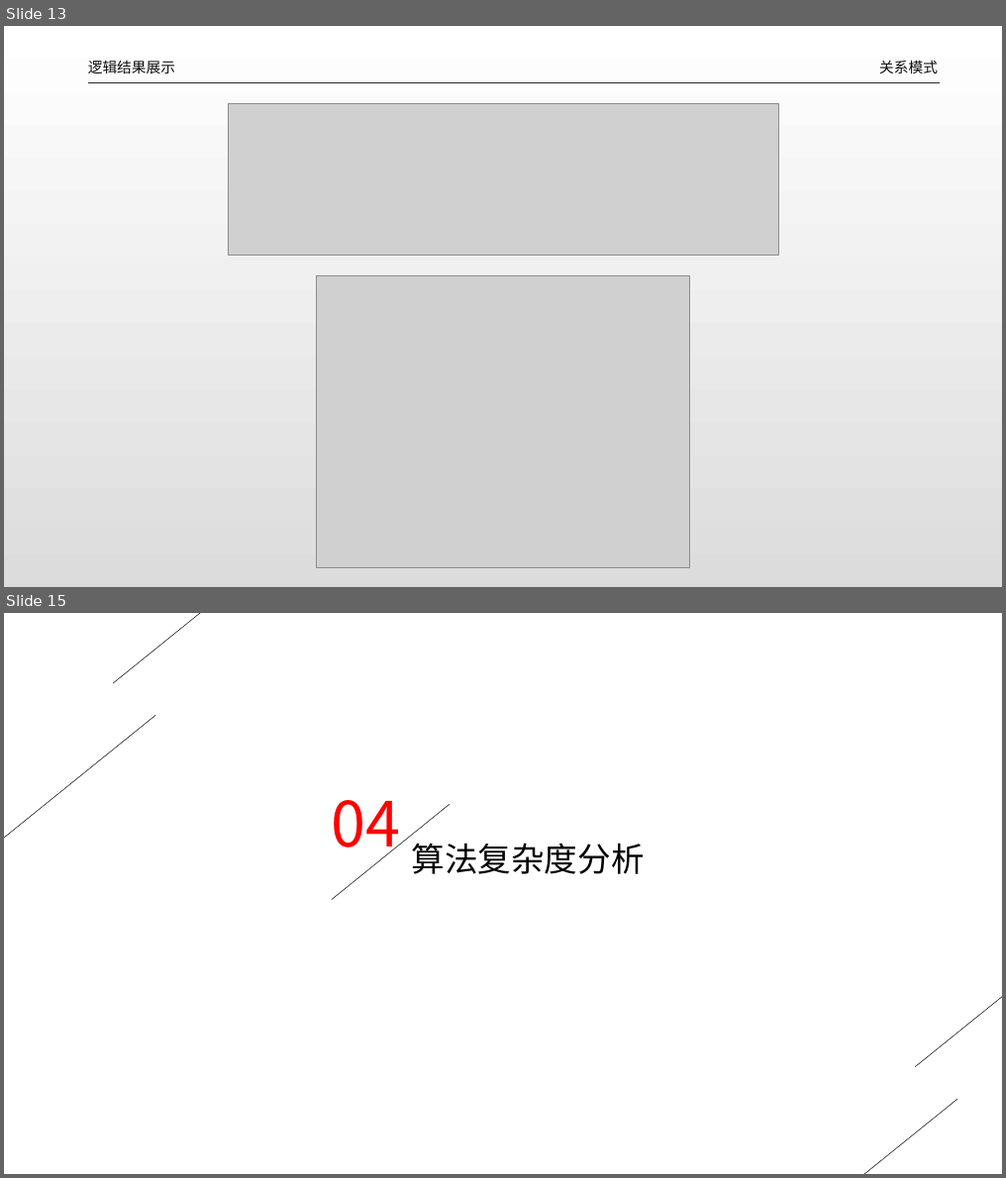
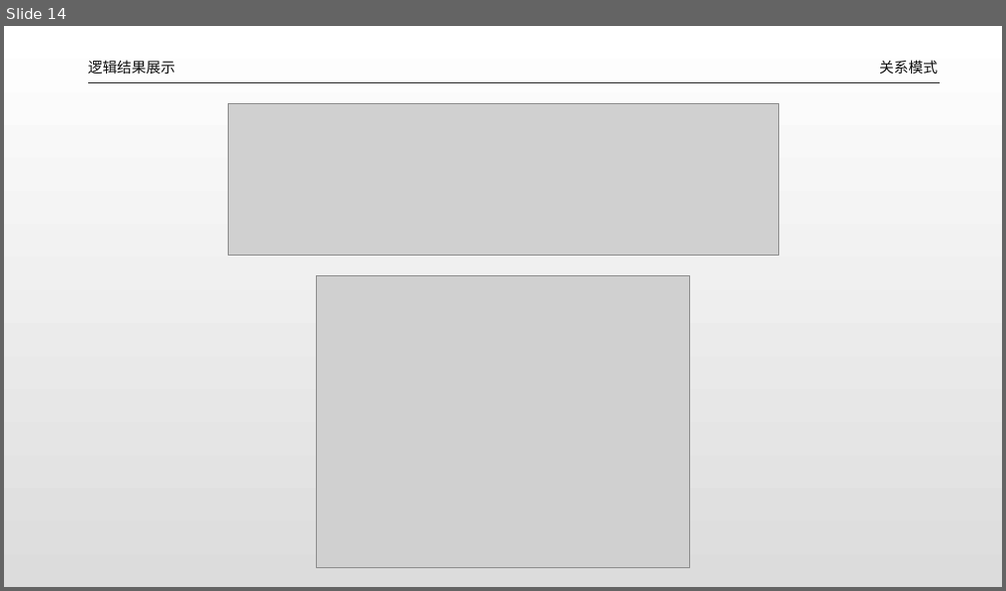
Before and after one commit to dlct-wzx/database-practice, a slide deck: 答辩ppt.pptx. Shown one above the other, each under a label of ours: slides 13 and 15 before the commit, slide 14 after it; the slides between them are not shown. The pictures are 1006x1178 and 1006x591 pixels, drawn with LibreOffice and Linux fonts; fonts in the diff are those of the drawing; grey boxes stand for pictures. Boxes give left, top, right and bottom in pixels: in the first picture for what was removed or moved away, otherwise in the second. Text is boxed around its words. In the diff, an @@ line names an element or a change of style, - is before the commit and + after.

```diff
--- a/答辩ppt.pptx
+++ b/答辩ppt.pptx
@@ slide 15 removed at [4, 613, 1002, 1174], background #FFFFFF @@
@@ line removed from (313, 613) to (113, 683) @@
@@ line removed from (155, 716) to (4, 876) @@
@@ text removed at [331, 800, 400, 862] @@
-04
@@ line removed from (450, 805) to (332, 900) @@
@@ text removed at [411, 843, 644, 874] @@
-算法复杂度分析
@@ line removed from (1002, 906) to (915, 1067) @@
@@ line removed from (957, 1100) to (758, 1174) @@
@@ what was slide 13 is now slide 14 @@
```
Also in this commit, not shown: 6 slides changed, 11 slides added, 3 other slides removed, 10 other files.
